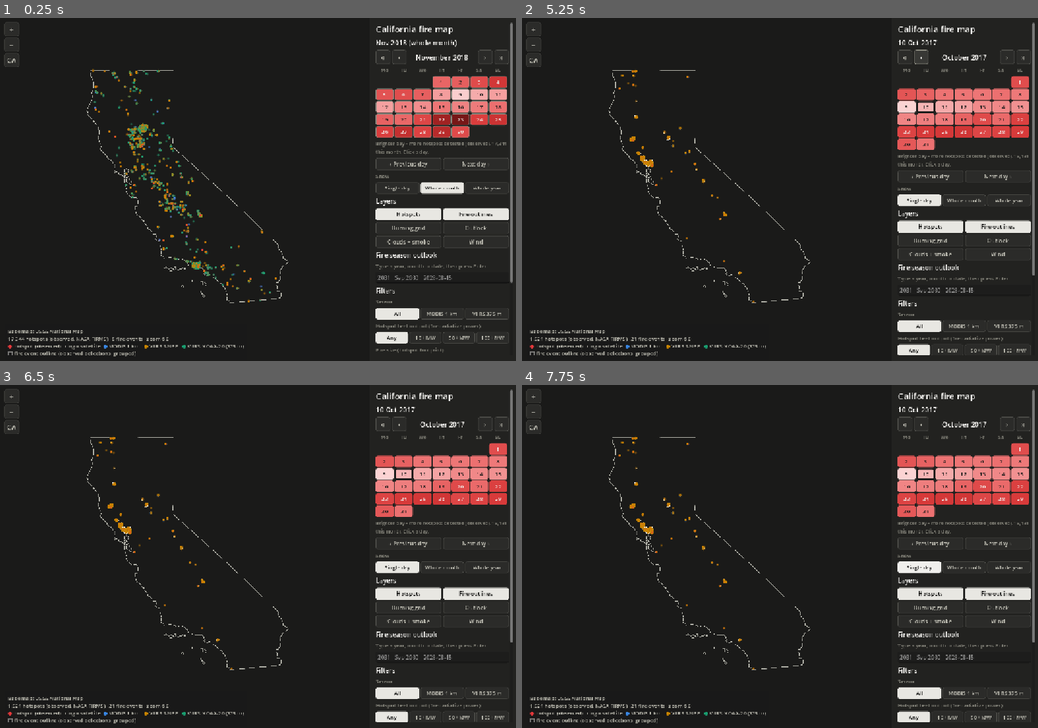
Above: before the commit, frames 1-4 (two rows, left to right).
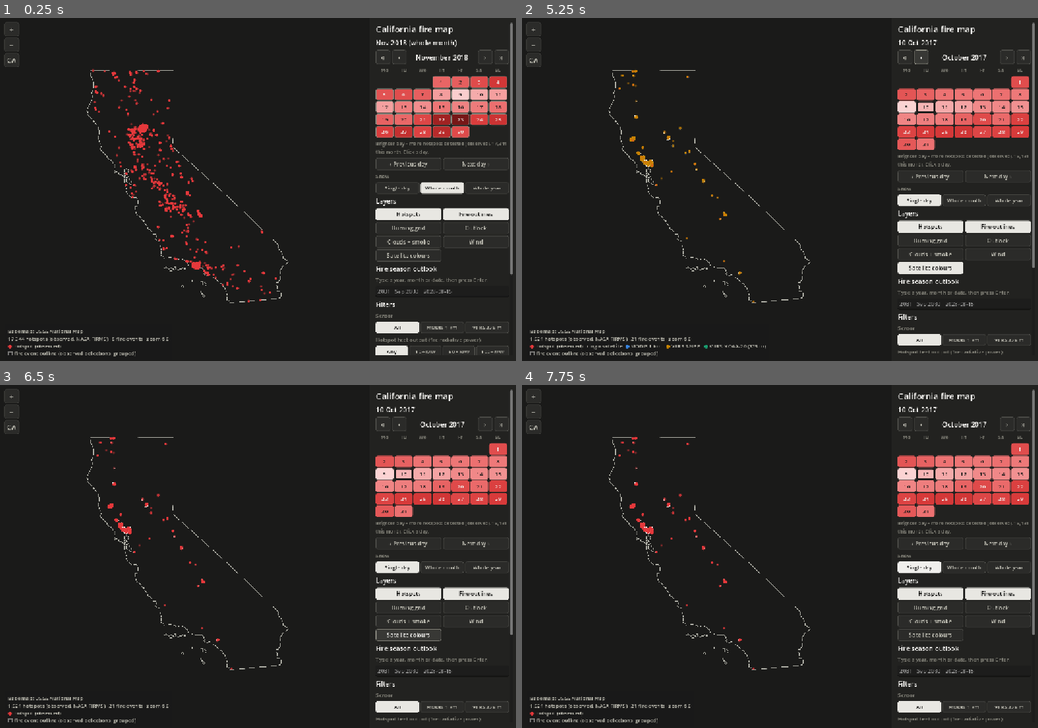
Above: after the commit, the same moments.

Repository: ashved123/Space-Pickles-Harmonization
Game: Godot game, scene res://ui/map_view.tscn
Same seed, same stepped clock (60 frames per second), same inputs: the game is played once before the commit and once after it.
Inputs (mouse positions are in pixels of both pictures, inside the frame that each line leads up to):
- Up to frame 1 (0.25 s): no input
- Up to frame 2 (5.25 s): click (929, 254) at 0.5 s, where only the run after the commit has a clickable "Satellite colours"; click "Single day" at 1.25 s; click "Single day" at 2 s; click "Next day ›" at 2.75 s; click "Next day ›" at 3.5 s; click "«" at 4.25 s; click "‹" at 5 s
- Up to frame 3 (6.5 s): click (407, 635) at 5.75 s, where only the run after the commit has a clickable "Satellite colours"
- Up to frame 4 (7.75 s): click "Single day" at 6.5 s; click "Single day" at 7.25 s

The runs differ from the first frame. In frame 1, 3.3% of the frame differs, in the area x 12-100%, y 14-99%; in frame 2, 2.0%; in frame 3, 2.1%; in frame 4, 2.0%.

Commit message:
Keep hotspots red by default and make the map backdrop a dark silhouette
Hotspots are plain red again. A new "Satellite colours" layer toggle
adds the ring in each satellite's colour (MODIS blue, VIIRS S-NPP
yellow, VIIRS NOAA-20 aqua); the legend follows the toggle.

The area outside California is now flat dark grey with thin white
diagonal stripes, dark blue water and a light shoreline, with no
colour, relief or labels. The topo tiles are used only as a land /
water mask, and thin water such as rivers is filtered out.

Co-Authored-By: Claude Fable 5.2 <noreply@anthropic.com>

Diff:
--- a/app/ui/map_view.gd
+++ b/app/ui/map_view.gd
@@ -23,6 +23,7 @@
 # categorical palette, validated all-pairs colour-blind safe on the dark surface. The red centre
 # of every hotspot (HotspotLayer.CORE_COLOR) means "observed fire detection", whatever the satellite.
 const SENSOR_COLORS: Array[Color] = [Color("#3987e5"), Color("#c98500"), Color("#199e70")]
+const ALL_RED: Array[Color] = [HotspotLayer.CORE_COLOR, HotspotLayer.CORE_COLOR, HotspotLayer.CORE_COLOR]
 const PANEL_W := 340.0
 const INNER_W := PANEL_W - 30.0
 const DAY_W := 42.0
@@ -40,20 +41,39 @@
 	["Topographic map (USGS)", USGS % "USGSTopo", 16],
 	["None", "", 0],
 ]
-# Backdrop outside California: low-zoom USGS topo tiles, greyed out, with water in blue.
-# Context only, so it stays coarse (blurry when zoomed in) and dimmer than the state.
-const BACKDROP_MAX_ZOOM := 8
-const BACKDROP_LAND := Color("#454541")
-const BACKDROP_WATER := Color("#1f3a52")
+# Backdrop outside California: a dark silhouette, not a map. Land is flat dark grey with
+# thin diagonal white stripes ("not covered here"), water is dark blue, and a light line
+# marks the shore. The land / water shapes come from low-zoom USGS topo tiles (the topo map
+# draws water in blue); nothing else from the tiles is shown.
+const BACKDROP_MAX_ZOOM := 7
+const BACKDROP_LAND := Color("#2b2b29")
+const BACKDROP_WATER := Color("#122436")
+const BACKDROP_STRIPE := Color(1, 1, 1, 0.13)
+const BACKDROP_BORDER := Color("#8a897f")
 const BACKDROP_SHADER := "
 shader_type canvas_item;
 uniform vec4 land : source_color;
 uniform vec4 water : source_color;
+uniform vec4 stripe : source_color;
+uniform vec4 border : source_color;
+float water_at(sampler2D tex, vec2 uv) {
+	vec4 c = texture(tex, uv);
+	return smoothstep(0.03, 0.12, c.b - c.r);  // the topo map draws water in blue
+}
 void fragment() {
-	vec4 c = texture(TEXTURE, UV);
-	float lum = dot(c.rgb, vec3(0.299, 0.587, 0.114));
-	float is_water = smoothstep(0.03, 0.12, c.b - c.r);  // the topo map draws water in blue
-	COLOR = vec4(mix(land.rgb * (0.3 + 0.8 * lum), water.rgb, is_water), 1.0);
+	// Water only where the pixels 3 texels away on every side are water too: this drops
+	// rivers, blue labels and road shields, and keeps the ocean and real lakes.
+	vec2 d = TEXTURE_PIXEL_SIZE * 3.0;
+	float w = water_at(TEXTURE, UV);
+	w = min(w, min(water_at(TEXTURE, UV + vec2(d.x, 0.0)), water_at(TEXTURE, UV - vec2(d.x, 0.0))));
+	w = min(w, min(water_at(TEXTURE, UV + vec2(0.0, d.y)), water_at(TEXTURE, UV - vec2(0.0, d.y))));
+	float aa = fwidth(w) + 0.0001;
+	float is_water = smoothstep(0.5 - aa, 0.5 + aa, w);  // sharp edge at any zoom
+	float shore = 1.0 - smoothstep(aa * 0.75, aa * 1.5, abs(w - 0.5));
+	// Stripes are fixed to the screen: 1.5 px wide, every 14 px, running bottom-left to top-right.
+	float on_stripe = step(fract((FRAGCOORD.x + FRAGCOORD.y) / 14.0), 0.11);
+	vec3 col = mix(mix(land.rgb, stripe.rgb, on_stripe * stripe.a), water.rgb, is_water);
+	COLOR = vec4(mix(col, border.rgb, shore), 1.0);
 }
 "
 const FIRST_IMAGERY := "2000-02-24"     # MODIS Terra true colour starts here in GIBS
@@ -86,6 +106,7 @@
 var base_choice := 0       # index into BASES
 var show_sat := false      # daily MODIS image (clouds, smoke) over the base map
 var show_wind := false
+var color_by_satellite := false  # off: every hotspot is plain red
 var wind_hour := 20        # UTC
 var _wind_date := ""
 
@@ -147,6 +168,8 @@
 	backdrop_mat.shader = backdrop_shader
 	backdrop_mat.set_shader_parameter("land", BACKDROP_LAND)
 	backdrop_mat.set_shader_parameter("water", BACKDROP_WATER)
+	backdrop_mat.set_shader_parameter("stripe", BACKDROP_STRIPE)
+	backdrop_mat.set_shader_parameter("border", BACKDROP_BORDER)
 	backdrop_tiles.material = backdrop_mat
 	backdrop_tiles.texture_filter = CanvasItem.TEXTURE_FILTER_LINEAR
 	world.add_child(backdrop_tiles)
@@ -272,6 +295,8 @@
 	outlook_toggle = _toggle(layers, "Outlook", "Outlook from past patterns, not a forecast of actual fires", show_outlook, func(on): show_outlook = on; _refresh_data())
 	_toggle(layers, "Clouds + smoke", "NASA satellite image for that day, over the base map", show_sat, func(on): show_sat = on; _apply_view())
 	_toggle(layers, "Wind", "Wind that day (ERA5 reanalysis, modelled)", show_wind, func(on): show_wind = on; _apply_view())
+	_toggle(layers, "Satellite colours", "Ring each hotspot in its satellite's colour: MODIS blue, VIIRS S-NPP yellow, VIIRS NOAA-20 aqua",
+		color_by_satellite, func(on): color_by_satellite = on; _refresh_data())
 	wind_row.visible = show_wind
 	box.add_child(wind_row)
 	_nav_button(wind_row, "‹", "One hour earlier", func(): wind_hour = (wind_hour + 23) % 24; _apply_view())
@@ -645,8 +670,10 @@
 				shown_idx_modis.append(i)
 			else:
 				shown_idx_viirs.append(i)
-	modis_layer.build(hs.pos, shown_idx_modis, hs.sensor, SENSOR_COLORS)
-	viirs_layer.build(hs.pos, shown_idx_viirs, hs.sensor, SENSOR_COLORS)
+	# Plain red unless "Satellite colours" is on; then the ring shows which satellite saw it.
+	var rings: Array[Color] = SENSOR_COLORS if color_by_satellite else ALL_RED
+	modis_layer.build(hs.pos, shown_idx_modis, hs.sensor, rings)
+	viirs_layer.build(hs.pos, shown_idx_viirs, hs.sensor, rings)
 
 	# Fires burning at any time in the date range.
 	shown_fires = []
@@ -792,8 +819,14 @@
 	status.text = "%s%s\n%s hotspots (observed, NASA FIRMS) · %d fire events · zoom %.1f\n%s" % [
 		base, ("   loading %d tiles…" % loading) if loading > 0 else "",
 		_thousands(n_hot), shown_fires.size(), zoom,
-		"[color=#e5383b]●[/color] hotspot (observed)   ring = satellite: [color=#3987e5]●[/color] MODIS 1 km   [color=#c98500]●[/color] VIIRS S-NPP   [color=#199e70]●[/color] VIIRS NOAA-20 (375 m)
-[color=#f0efec]□[/color] fire event outline (observed detections, grouped)"]
+		_legend_text()]
+
+
+func _legend_text() -> String:
+	var t := "[color=#e5383b]●[/color] hotspot (observed)"
+	if color_by_satellite:
+		t += "   ring = satellite: [color=#3987e5]●[/color] MODIS 1 km   [color=#c98500]●[/color] VIIRS S-NPP   [color=#199e70]●[/color] VIIRS NOAA-20 (375 m)"
+	return t + "\n[color=#f0efec]□[/color] fire event outline (observed detections, grouped)"
 
 
 static func _thousands(n: int) -> String:
@@ -1016,7 +1049,8 @@
 	AppState.map_state = {"zoom": zoom, "center": center, "year": year, "month": month, "day": day,
 		"sensor": sensor_choice, "min_frp": min_frp, "min_km2": min_km2, "base": base_choice,
 		"hotspots": show_hotspots, "fires": show_fires, "grid": show_grid, "outlook": show_outlook,
-		"cal_month": cal_month, "sat": show_sat, "wind": show_wind, "hour": wind_hour}
+		"cal_month": cal_month, "sat": show_sat, "wind": show_wind, "hour": wind_hour,
+		"by_satellite": color_by_satellite}
 
 
 func _restore_state() -> void:
@@ -1039,4 +1073,5 @@
 	show_outlook = s.outlook
 	show_sat = s.sat
 	show_wind = s.wind
+	color_by_satellite = s.get("by_satellite", false)
 	wind_hour = s.hour
Not shown, changed: CLAUDE.md
